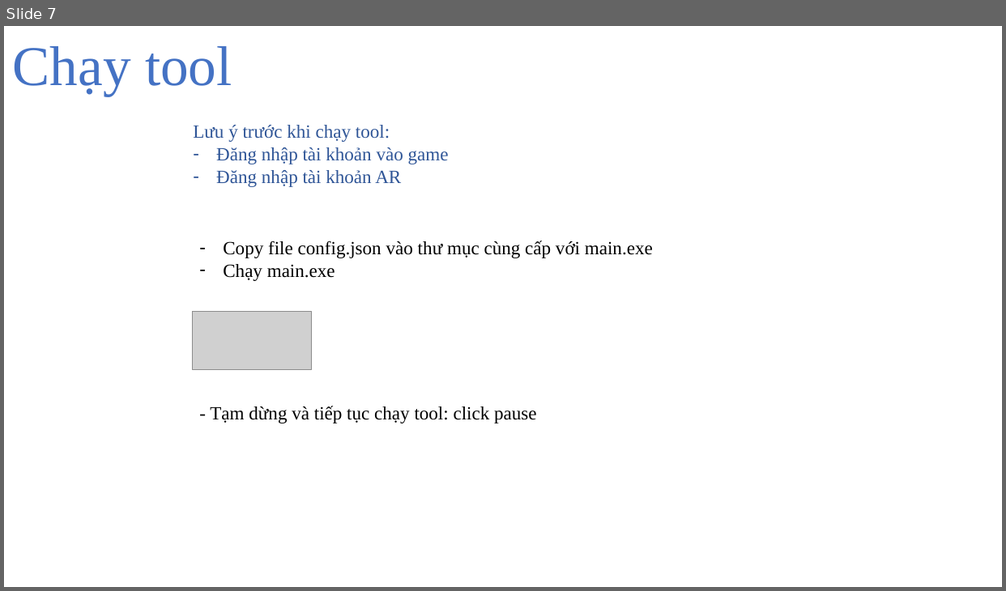
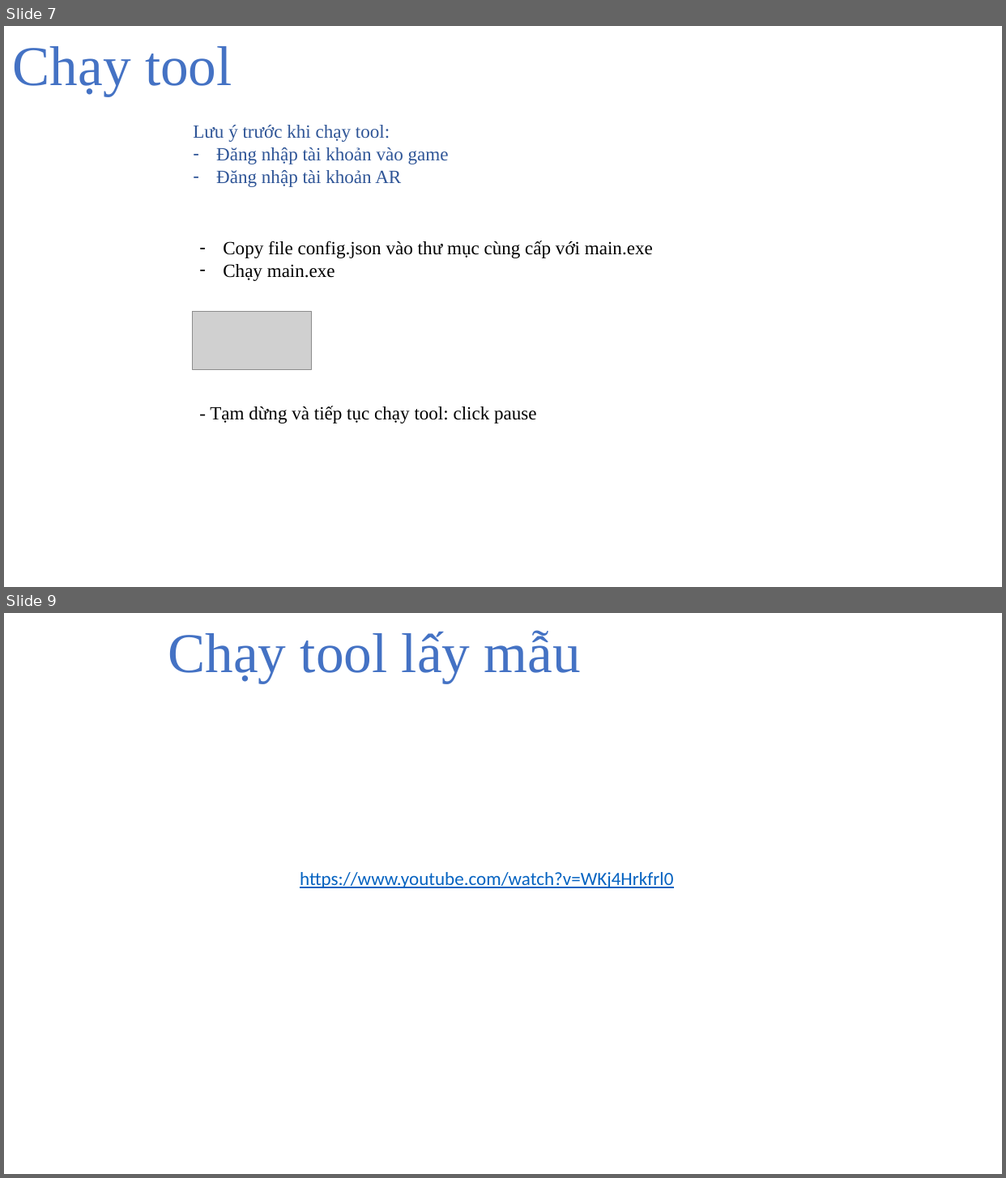
Before and after one commit to fxanhkhoa/AutoGame, a slide deck: UserManual/huongdan.pptx. Shown one above the other, each under a label of ours: slide 7 before the commit, slides 7 and 9 after it; the slides between them are not shown. The pictures are 1006x591 and 1006x1178 pixels, drawn with LibreOffice and Linux fonts; fonts in the diff are those of the drawing; grey boxes stand for pictures. Boxes give left, top, right and bottom in pixels: in the first picture for what was removed or moved away, otherwise in the second. Text is boxed around its words. In the diff, an @@ line names an element or a change of style, - is before the commit and + after.

```diff
--- a/UserManual/huongdan.pptx
+++ b/UserManual/huongdan.pptx
@@ slide 9 added at box(4, 613, 1002, 1174), background #FFFFFF @@
@@ text added at box(168, 630, 581, 683), 54 pt, text #4472C4 @@
+Chạy tool lấy mẫu
@@ text added at box(300, 872, 673, 888), 18 pt, text #0563C1, underline @@
+https://www.youtube.com/watch?v=WKj4Hrkfrl0
```
Also in this commit, not shown: 2 slides changed, 1 slide removed, 31 other files.
